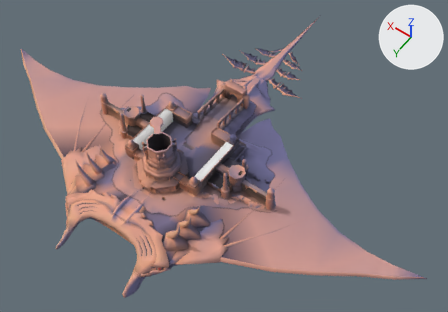
The glTF model Project/area/4 levitated ruin/act 1/environment/model/Rukh7LOD.gltf: old version first, new version second.
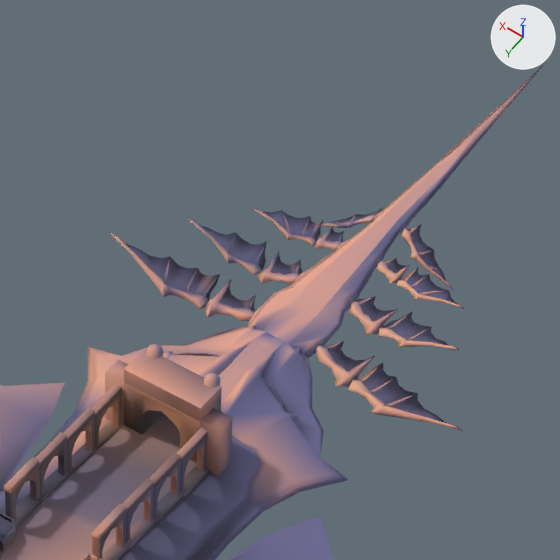
Each version is shown whole from a camera (50 mm lens) standing at (421.0, 1755.0, 363.0) and looking at (630.0, 1462.0, -99.0), then close up on the part from 44% to 72% of the width and 0% to 41% of the height. The axes (+X, +Y, +Z) are drawn at upper right. The lights are the same throughout. Vertices at the same position are counted once.

Script lines for the objects in view, before the commit:
```python
me_stg060_o23_mesh_0003 = bpy.data.meshes.new('stg060_o23_Mesh_0003')
me_stg060_o23_mesh_0003.from_pydata(...)  # 236 vertices, 232 faces; spans x 549.0..751.0, y 1404.0..1565.0, z -81.0..-69.0
me_stg060_o23_mesh_0003.materials.append(mat_dirt_transparent)
me_stg060_o23_mesh_0032 = bpy.data.meshes.new('stg060_o23_Mesh_0032')
me_stg060_o23_mesh_0032.from_pydata(...)  # 315 vertices, 276 faces; spans x 635.0..665.0, y 1409.3..1486.5, z -76.5..-56.5
me_stg060_o23_mesh_0032.materials.append(mat_brick_thin_mossy)
me_wings07mesh = bpy.data.meshes.new('Wings07Mesh')
me_wings07mesh.from_pydata(...)  # 1628 vertices, 2348 faces; spans x 601.5..697.6, y 1317.7..1377.7, z -90.2..-72.2
me_wings07mesh.materials.append(mat_wing)
ob_stg060_o23_mesh_0003 = bpy.data.objects.new('stg060_o23_Mesh_0003', me_stg060_o23_mesh_0003)
ob_stg060_o23_mesh_0003.location = (0.0, 0.0, 0.0)
ob_stg060_o23_mesh_0032 = bpy.data.objects.new('stg060_o23_Mesh_0032', me_stg060_o23_mesh_0032)
ob_stg060_o23_mesh_0032.location = (0.0, 0.0, 0.0)
ob_wings07mesh = bpy.data.objects.new('Wings07Mesh', me_wings07mesh)
ob_wings07mesh.location = (0.0, 0.0, 0.0)
# also in view: 'stg060_o23_Mesh_0005' at (650.0, 1467.0, -63.0); 'stg060_a23_Mesh_0002' at (650.0, 1348.0, -79.0); 'stg060_o23_Mesh_0007' at (650.0, 1474.0, -65.0); 'stg060_o23_Mesh_0003.001' at (650.0, 1484.0, -75.0); 'stg060_o23_Mesh_0051' at (650.0, 1435.0, -75.0)
```
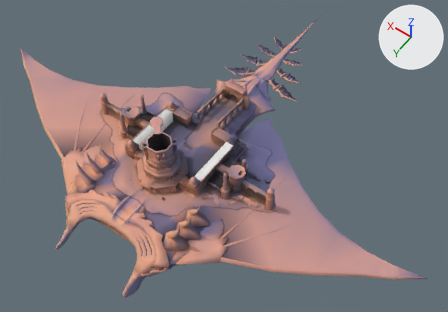
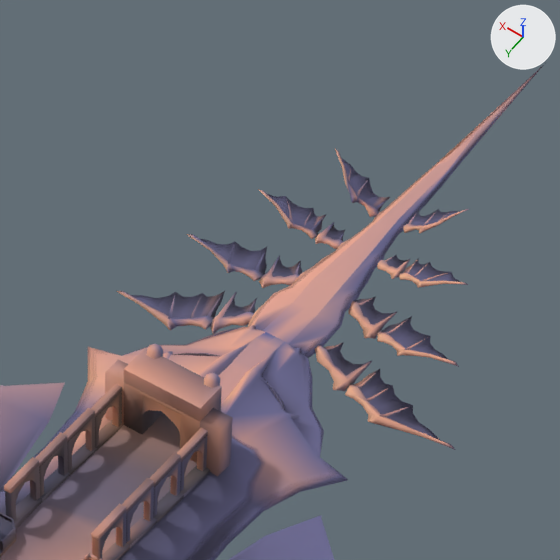
Location of each change, [x1, y1, x2, y2] in pixels of the close-ups (560 x 560 px; the box of a moved part takes in the faces that stretch with it):
'Wings07Mesh', reshaped (34% taller)
    before: [109, 207, 464, 431]
    after: [116, 149, 469, 450]
part 1 of me_wings07mesh, moved or reshaped
    before: [349, 300, 398, 334]
    after: [348, 301, 397, 339]
part 2 of me_wings07mesh, moved or reshaped
    before: [356, 296, 394, 321]
    after: [355, 297, 393, 325]
part 3 of me_wings07mesh, moved or reshaped
    before: [379, 327, 460, 351]
    after: [377, 331, 459, 367]
part 4 of me_wings07mesh, moved or reshaped
    before: [383, 311, 448, 345]
    after: [382, 316, 448, 359]
part 5 of me_wings07mesh, moved or reshaped
    before: [405, 328, 429, 341]
    after: [404, 339, 425, 350]
part 6 of me_wings07mesh, moved or reshaped
    before: [388, 316, 406, 329]
    after: [387, 319, 408, 335]
part 7 of me_wings07mesh, moved or reshaped
    before: [315, 226, 343, 251]
    after: [315, 222, 343, 249]
part 8 of me_wings07mesh, moved or reshaped
    before: [326, 228, 344, 242]
    after: [326, 224, 345, 241]
part 9 of me_wings07mesh, moved or reshaped
    before: [253, 209, 318, 246]
    after: [258, 189, 318, 239]
part 10 of me_wings07mesh, moved or reshaped
    before: [263, 210, 323, 239]
    after: [268, 194, 326, 233]
part 11 of me_wings07mesh, moved or reshaped
    before: [310, 224, 321, 237]
    after: [312, 217, 324, 230]
part 12 of me_wings07mesh, moved or reshaped
    before: [301, 222, 308, 235]
    after: [302, 213, 311, 227]
part 13 of me_wings07mesh, moved or reshaped
    before: [282, 213, 291, 234]
    after: [286, 199, 293, 223]
part 14 of me_wings07mesh, moved or reshaped
    before: [315, 345, 375, 387]
    after: [315, 345, 372, 391]
part 15 of me_wings07mesh, moved or reshaped
    before: [325, 341, 365, 372]
    after: [324, 342, 363, 376]
part 16 of me_wings07mesh, moved or reshaped
    before: [321, 207, 464, 309]
    after: [335, 149, 469, 288]
part 17 of me_wings07mesh, moved or reshaped
    before: [109, 220, 302, 321]
    after: [116, 234, 302, 334]
part 18 of me_wings07mesh, moved or reshaped
    before: [328, 343, 463, 431]
    after: [327, 343, 456, 450]

What changed in the scene script:
```text
Change me_wings07mesh:
    remove me_wings07mesh.from_pydata(...)  # 1628 vertices, 2348 faces; spans x 601.5..697.6, y 1317.7..1377.7, z -90.2..-72.2
    add me_wings07mesh.from_pydata(...)  # 1628 vertices, 2348 faces; spans x 602.4..696.8, y 1317.2..1376.9, z -91.8..-68.4
    me_wings07mesh part 1: the loose piece of 45 vertices spanning x 633.3..643.8, y 1346.6..1357.2, z -82.4..-79.5 is multiplied about its middle by the matrix ((0.989, 0.003, -0.147), (0.007, 0.998, 0.065), (0.146, -0.066, 0.987)), then moved by (0.2, -0.1, -0.8)
    me_wings07mesh part 2: the loose piece of 14 vertices spanning x 633.9..643.0, y 1346.7..1354.5, z -82.0..-79.7 is multiplied about its middle by the matrix ((0.989, 0.003, -0.147), (0.007, 0.998, 0.065), (0.146, -0.066, 0.987)), then moved by (0.2, -0.1, -0.7)
    me_wings07mesh part 3: the loose piece of 43 vertices spanning x 612.5..634.3, y 1352.9..1358.0, z -82.0..-76.0 is multiplied about its middle by the matrix ((0.989, 0.003, -0.147), (0.007, 0.998, 0.065), (0.146, -0.066, 0.987)), then moved by (0.1, -0.1, -3.2)
    me_wings07mesh part 4: the loose piece of 22 vertices spanning x 614.7..633.7, y 1346.3..1356.6, z -81.4..-76.5 is multiplied about its middle by the matrix ((0.989, 0.003, -0.147), (0.007, 0.998, 0.065), (0.146, -0.066, 0.987)), then moved by (0.1, -0.1, -2.9)
    me_wings07mesh part 5: the loose piece of 13 vertices spanning x 623.0..626.0, y 1349.8..1356.6, z -79.2..-78.3 is moved by (0.0, -0.1, -3.0)
    me_wings07mesh part 6: the loose piece of 13 vertices spanning x 630.0..632.4, y 1347.2..1354.2, z -81.0..-79.9 is multiplied about its middle by the matrix ((0.989, 0.003, -0.147), (0.007, 0.998, 0.065), (0.146, -0.066, 0.987)), then moved by (0.2, -0.1, -1.8)
    me_wings07mesh part 7: the loose piece of 45 vertices spanning x 654.4..661.4, y 1332.0..1340.3, z -82.2..-79.5 is multiplied about its middle by the matrix ((0.97, 0.007, -0.242), (-0.027, 0.997, -0.077), (0.241, 0.081, 0.967)), then moved by (0.1, 0.0, 0.8)
    me_wings07mesh part 8: the loose piece of 13 vertices spanning x 655.2..660.7, y 1332.4..1338.3, z -81.8..-79.9 is multiplied about its middle by the matrix ((0.97, 0.007, -0.242), (-0.027, 0.997, -0.077), (0.241, 0.081, 0.967)), then moved by (0.1, 0.0, 0.7)
    me_wings07mesh part 9: the loose piece of 43 vertices spanning x 660.9..679.4, y 1337.1..1341.3, z -82.3..-79.9 is multiplied about its middle by the matrix ((0.97, 0.007, -0.242), (-0.027, 0.997, -0.077), (0.241, 0.081, 0.967)), then moved by (-0.2, -0.3, 4.0)
    me_wings07mesh part 10: the loose piece of 24 vertices spanning x 661.7..677.9, y 1332.3..1340.3, z -81.9..-79.5 is multiplied about its middle by the matrix ((0.97, 0.007, -0.242), (-0.027, 0.997, -0.077), (0.241, 0.081, 0.967)), then moved by (-0.3, -0.4, 3.7)
    me_wings07mesh part 11: the loose piece of 13 vertices spanning x 662.6..663.4, y 1332.5..1338.2, z -80.9..-79.6 is multiplied about its middle by the matrix ((0.97, 0.007, -0.242), (-0.027, 0.997, -0.077), (0.241, 0.081, 0.967)), then moved by (-0.2, -0.2, 1.9)
    me_wings07mesh part 12: the loose piece of 13 vertices spanning x 664.8..666.5, y 1333.5..1338.9, z -81.0..-79.6 is multiplied about its middle by the matrix ((0.97, 0.007, -0.242), (-0.027, 0.997, -0.077), (0.241, 0.081, 0.967)), then moved by (-0.3, -0.3, 2.6)
    me_wings07mesh part 13: the loose piece of 13 vertices spanning x 667.3..673.1, y 1335.8..1340.4, z -81.0..-79.7 is multiplied about its middle by the matrix ((0.97, 0.007, -0.242), (-0.027, 0.997, -0.077), (0.241, 0.081, 0.967)), then moved by (-0.4, -0.4, 3.9)
    me_wings07mesh part 14: the loose piece of 45 vertices spanning x 630.1..642.1, y 1361.0..1374.7, z -83.9..-79.3 is multiplied about its middle by the matrix ((0.987, 0.01, -0.16), (-0.011, 1.0, -0.002), (0.16, 0.003, 0.987)), then moved by (0.3, 0.1, -0.9)
    me_wings07mesh part 15: the loose piece of 14 vertices spanning x 631.0..640.9, y 1362.5..1370.8, z -83.2..-79.5 is multiplied about its middle by the matrix ((0.987, 0.01, -0.16), (-0.011, 1.0, -0.002), (0.16, 0.003, 0.987)), then moved by (0.3, 0.1, -0.9)
    me_wings07mesh part 16: 515 of 1628 vertices moved; they spanned x 620.5..669.6, y 1317.7..1341.2, z -90.2..-79.6 and now span x 621.2..668.6, y 1317.2..1340.4, z -80.7..-68.4; mean shift (0.0, -1.2, 5.2); largest move (630.4, 1325.1, -90.2) -> (631.4, 1320.0, -68.5)
    me_wings07mesh part 17: 433 of 1628 vertices moved; they spanned x 657.0..697.6, y 1346.3..1377.7, z -82.4..-72.2 and now span x 657.0..696.8, y 1346.2..1376.5, z -91.8..-79.3; mean shift (-0.6, -0.5, -4.6); largest move (697.6, 1372.2, -72.2) -> (696.8, 1370.6, -91.8)
    me_wings07mesh part 18: 179 of the vertices in x 601.5..640.3, y 1361.7..1376.7, z -84.0..-79.6 are multiplied about their middle by the matrix ((0.987, 0.01, -0.16), (-0.011, 1.0, -0.002), (0.16, 0.003, 0.987)), then moved by (0.5, 0.2, -3.3)
```
